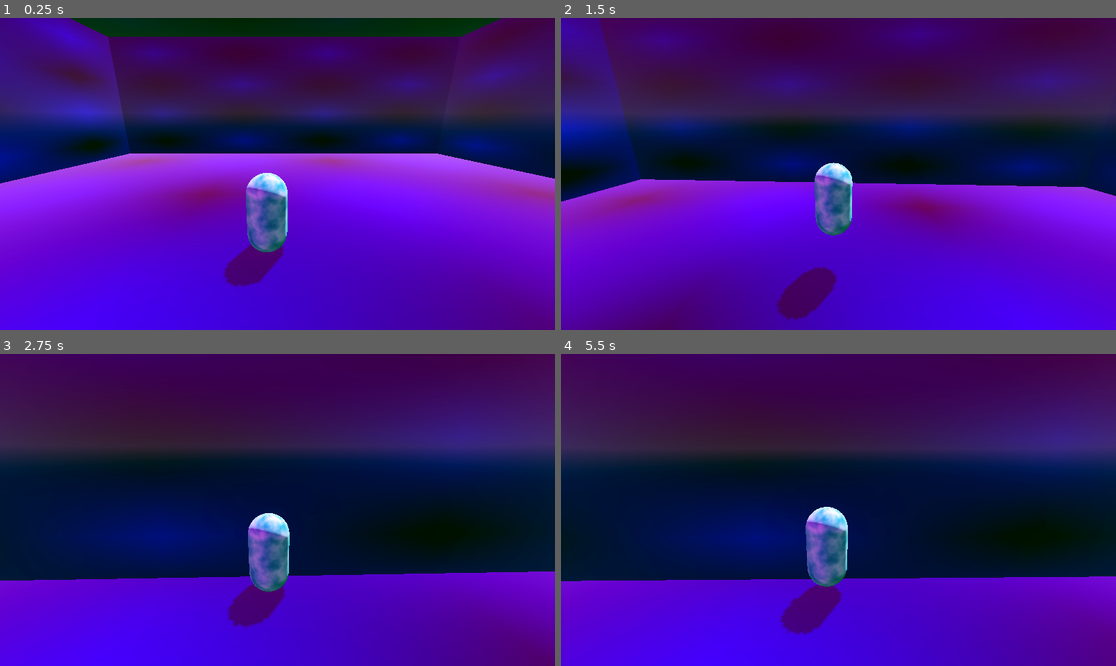
Above: before the commit, frames 1-4 (two rows, left to right).
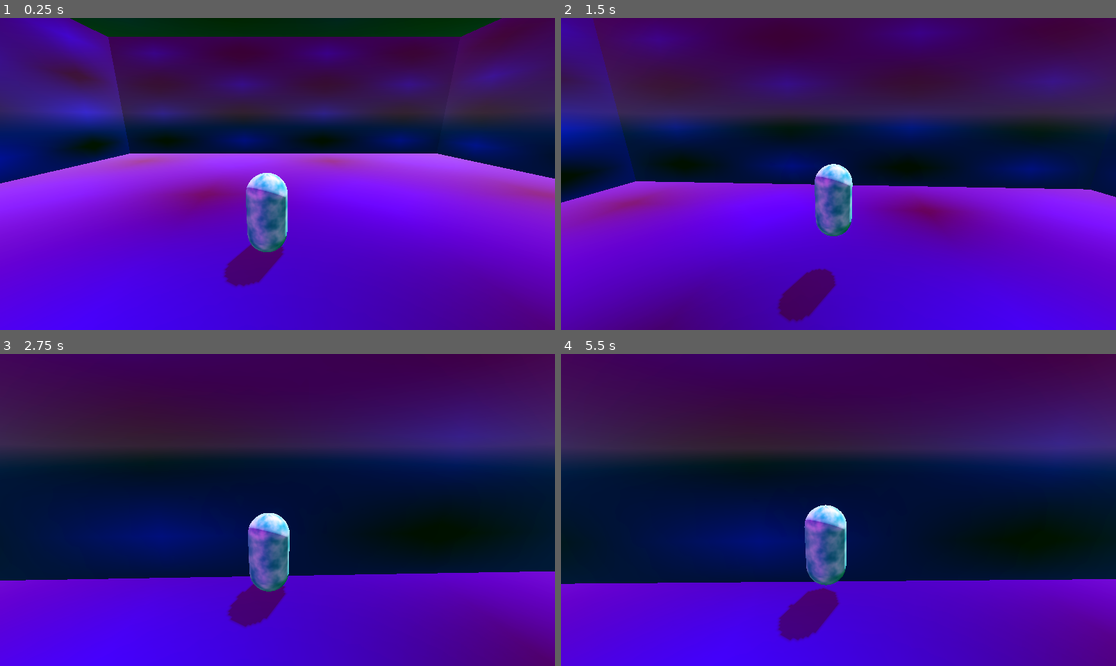
Above: after the commit, the same moments.

Repository: heycrisp/Godot-Cookbook
Game: Godot game, scene res://third-person-controller/demo.tscn
Same seed, same stepped clock (60 frames per second), same inputs: the game is played once before the commit and once after it. The project has no main scene, so this scene is started directly.
Inputs (mouse positions are in pixels of both pictures, inside the frame that each line leads up to):
- Up to frame 1 (0.25 s): no input
- Up to frame 2 (1.5 s): move the mouse to (866, 174) at 0.52 s; hold Shift (dash) 0.53-1.28 s; hold W (move_up) from 0.53 s (still down); tap Space (jump) at 0.77, 0.8, 1.07, 1.35 s; move the mouse to (810, 174) at 1.27 s
- Up to frame 3 (2.75 s): keep holding W (move_up); tap Space (jump) at 1.52, 1.82, 2.3 s; tap Shift (dash) at 1.55 s; move the mouse to (288, 503) at 2.02 s; hold Shift (dash) from 2.03 s (still down)
- Up to frame 4 (5.5 s): keep holding W (move_up); move the mouse to (832, 516) at 2.77 s; release Shift (dash) at 2.78 s; tap Down (look_down) at 2.85 s; tap Space (jump) at 3.02, 3.32, 4.52, 4.82 s; tap Shift (dash) at 3.05, 4.55 s; move the mouse to (877, 513) at 3.52 s; hold Space (jump) 3.53-4.28 s; tap Left (look_left) at 3.6 s; move the mouse to (794, 506) at 4.27 s; tap Right (look_right) at 4.35 s; move the mouse to (844, 510) at 5.02 s; hold Space (jump) from 5.03 s (still down); tap Up (look_up) at 5.1 s

The runs differ from the first frame. In frame 1, less than 0.1% of the frame differs, in the area x 10-18%, y 3-49%; in frame 2, 1.5%; in frame 3, 0.1%; in frame 4, 1.8%, in the area x 0-100%, y 48-93%.

Commit message:
Add support to immediately process on state switch

Diff:
--- a/third-person-controllers/state-machine/state.gd
+++ b/third-person-controllers/state-machine/state.gd
@@ -13,7 +13,14 @@
 	pass
 
 func _enter(previous_state_path: String, data := {}) -> void:
-	pass
+	var delta = data.get("delta")
+	var event = data.get("event")
+	var func_name = data.get("func")
+	print("Base _enter: delta=%s event=%s, func_name=%s" % [delta, event, func_name])
+	match func_name:
+		"_do_unhandled_input" when event: _do_unhandled_input(event)
+		"_do_process" when delta: _do_process(delta)
+		"_do_physics_process" when delta: _do_physics_process(delta)
 
 func _exit() -> void:
 	pass
--- a/third-person-controllers/third-person-controller/state-machine/dash.gd
+++ b/third-person-controllers/third-person-controller/state-machine/dash.gd
@@ -4,14 +4,18 @@
 @onready var cooldown: Timer = $Cooldown
 
 func _enter(_p, _d = {}) -> void:
+	# print("Dash _enter")
 	tpc._do_dash()
 	duration.start(tpc.dash_length / tpc.dash_speed)
 	tpc.is_dash_ready = false
+	super (_p, _d)
 
 func _exit() -> void:
+	# print("Dash _exit")
 	cooldown.start(tpc.dash_cooldown)
 
 func _do_physics_process(_d) -> void:
+	# print("Dash _do_physics_process")
 	tpc.move_and_slide()
 
 func _on_duration_timeout() -> void:
--- a/third-person-controllers/third-person-controller/state-machine/fall.gd
+++ b/third-person-controllers/third-person-controller/state-machine/fall.gd
@@ -1,11 +1,18 @@
 extends ThirdPersonControllerState
 
 func _do_physics_process(delta: float) -> void:
+	# print("Fall _do_physics_process")
 	if tpc.is_start_dash():
-		finished.emit(DASH)
+		finished.emit(DASH, {
+			"delta": delta,
+			"func": "_do_physics_process"
+		})
 		return
 	elif tpc.is_on_floor():
-		finished.emit(IWR)
+		finished.emit(IWR, {
+			"delta": delta,
+			"func": "_do_physics_process"
+		})
 		return
 
 	tpc._do_fall(delta)
--- a/third-person-controllers/third-person-controller/state-machine/idle_walk_run.gd
+++ b/third-person-controllers/third-person-controller/state-machine/idle_walk_run.gd
@@ -1,14 +1,24 @@
 extends ThirdPersonControllerState
 
 func _do_physics_process(delta: float) -> void:
+	# print("IWR _do_physics_process")
 	if tpc.is_start_dash():
-		finished.emit(DASH)
+		finished.emit(DASH, {
+			"delta": delta,
+			"func": "_do_physics_process"
+		})
 		return
 	elif not tpc.is_on_floor():
-		finished.emit(FALL)
+		finished.emit(FALL, {
+			"delta": delta,
+			"func": "_do_physics_process"
+		})
 		return
 	elif Input.is_action_pressed("jump"):
-		finished.emit(JUMP)
+		finished.emit(JUMP, {
+			"delta": delta,
+			"func": "_do_physics_process"
+		})
 		return
 
 	tpc._do_iwr(delta)
--- a/third-person-controllers/third-person-controller/state-machine/jump.gd
+++ b/third-person-controllers/third-person-controller/state-machine/jump.gd
@@ -1,6 +1,10 @@
 extends ThirdPersonControllerState
 
-func _do_physics_process(_d) -> void:
+func _do_physics_process(d) -> void:
+	# print("Jump _do_physics_process")
 	tpc.velocity.y = tpc.jump_velocity
 	tpc.move_and_slide()
-	finished.emit(FALL)
+	finished.emit(FALL, {
+		"delta": d,
+		"func": "_do_physics_process"
+	})
